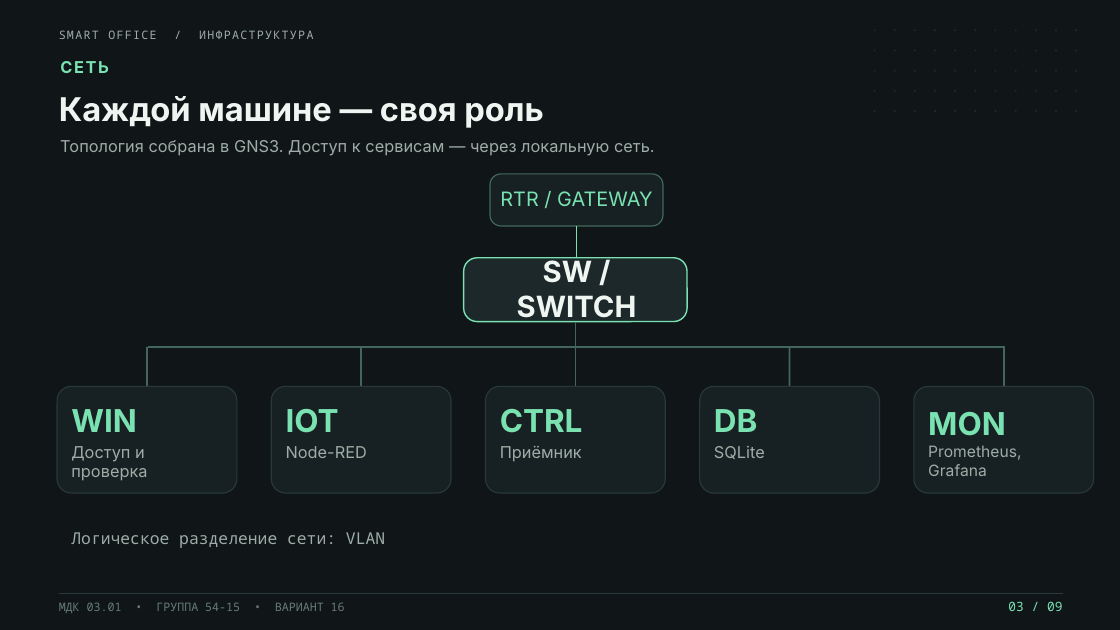
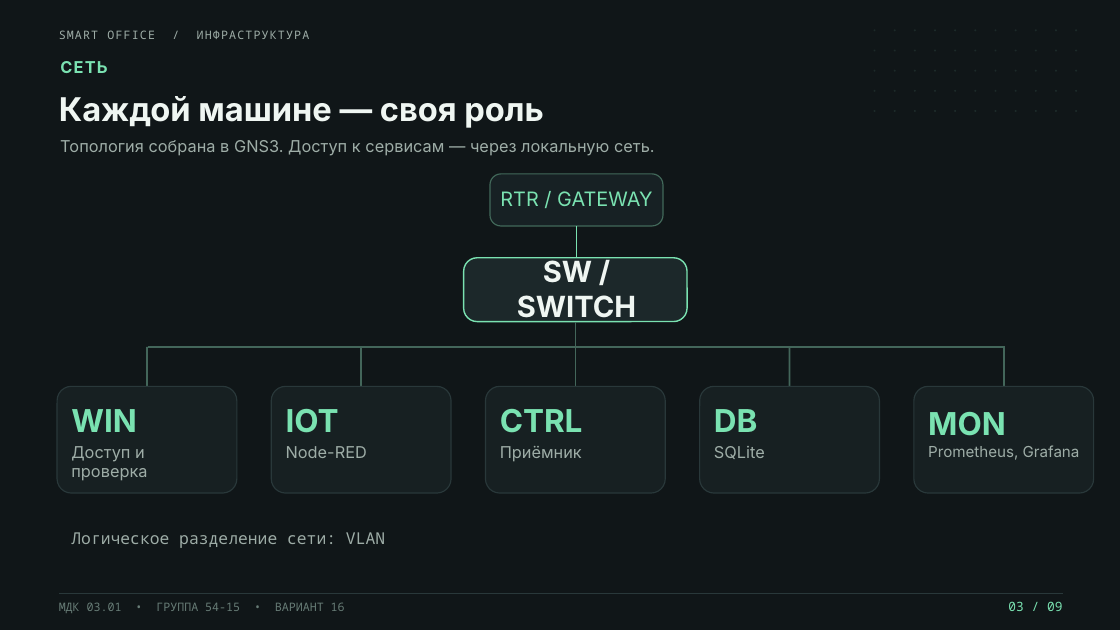
Before and after one commit to Crypton359/smart-office, a slide deck: slide 3 of deliverables/Presentation.pptx. Drawn at 1120x630 pixels with LibreOffice and Linux fonts; fonts in the diff are those of the drawing. Boxes give left, top, right and bottom in pixels: in the first picture for what was removed or moved away, otherwise in the second. Text is boxed around its words. In the diff, an @@ line names an element or a change of style, - is before the commit and + after.

```diff
--- a/deliverables/Presentation.pptx
+++ b/deliverables/Presentation.pptx
@@ text "SMART OFFICE / ИНФРАСТРУКТУРА" at <box>59,30,310,39</box>: letter spacing 1.1 to 1 pt @@
@@ text "СЕТЬ" at <box>60,61,107,73</box>: letter spacing 1.4 to 1 pt @@
@@ text "Prometheus, Grafana" at <box>928,445,1080,460</box>: size 13.4 to 13 pt @@
```
Also in this commit, not shown: 8 other slides changed, 5 other files.
